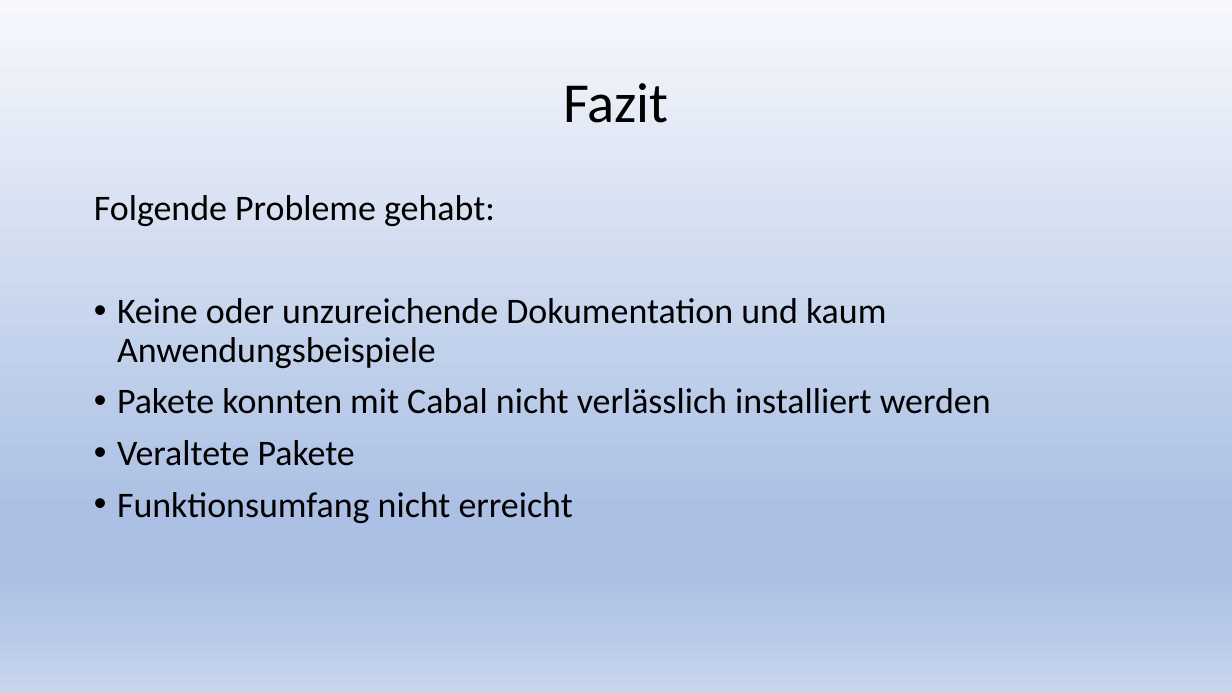
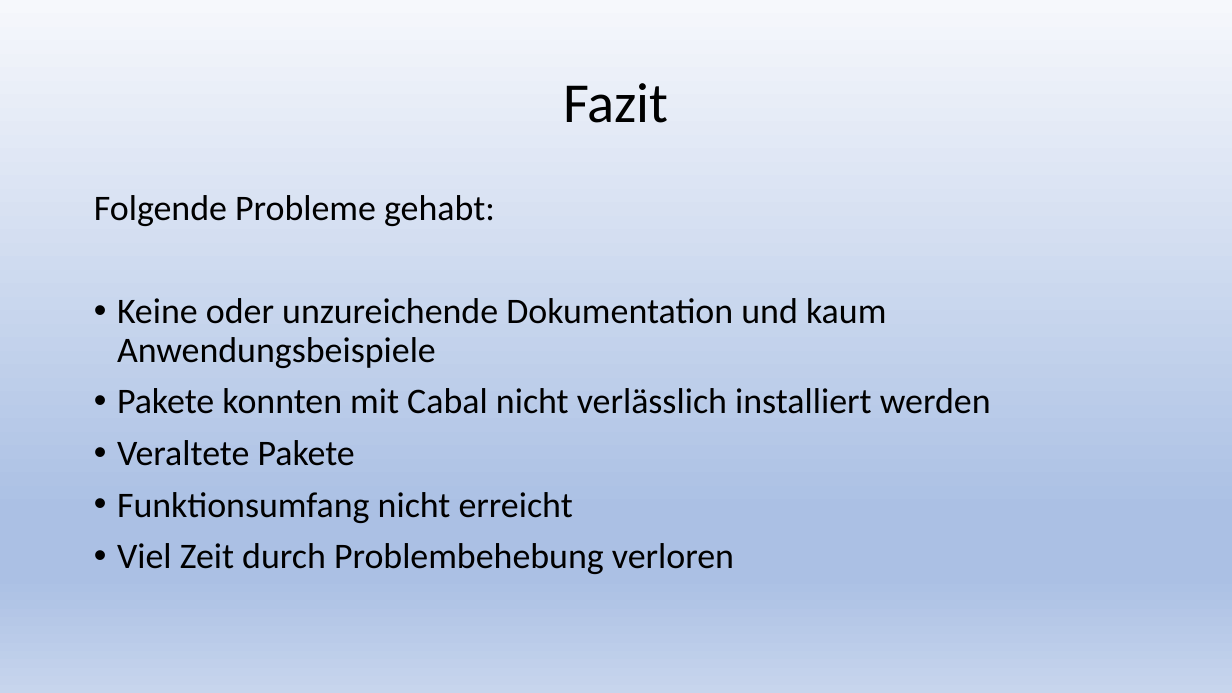
Before and after one commit to newr90/supersort, a slide deck: slide 10 of Praesentation/SuperSort.pptx. Drawn at 1232x693 pixels with LibreOffice and Linux fonts; fonts in the diff are those of the drawing. Boxes give left, top, right and bottom in pixels: in the first picture for what was removed or moved away, otherwise in the second. Text is boxed around its words. In the diff, an @@ line names an element or a change of style, - is before the commit and + after.

```diff
--- a/Praesentation/SuperSort.pptx
+++ b/Praesentation/SuperSort.pptx
@@ text at [117, 543, 734, 574]: paragraph added @@
+• Viel Zeit durch Problembehebung verloren
```
Also in this commit, not shown: 3 other slides changed.
